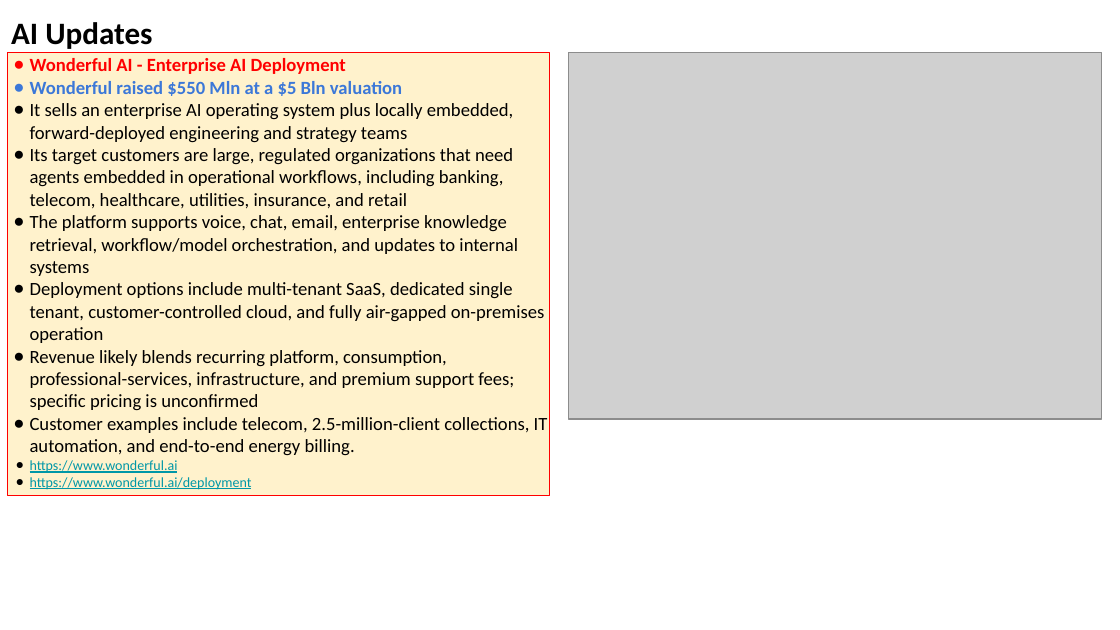
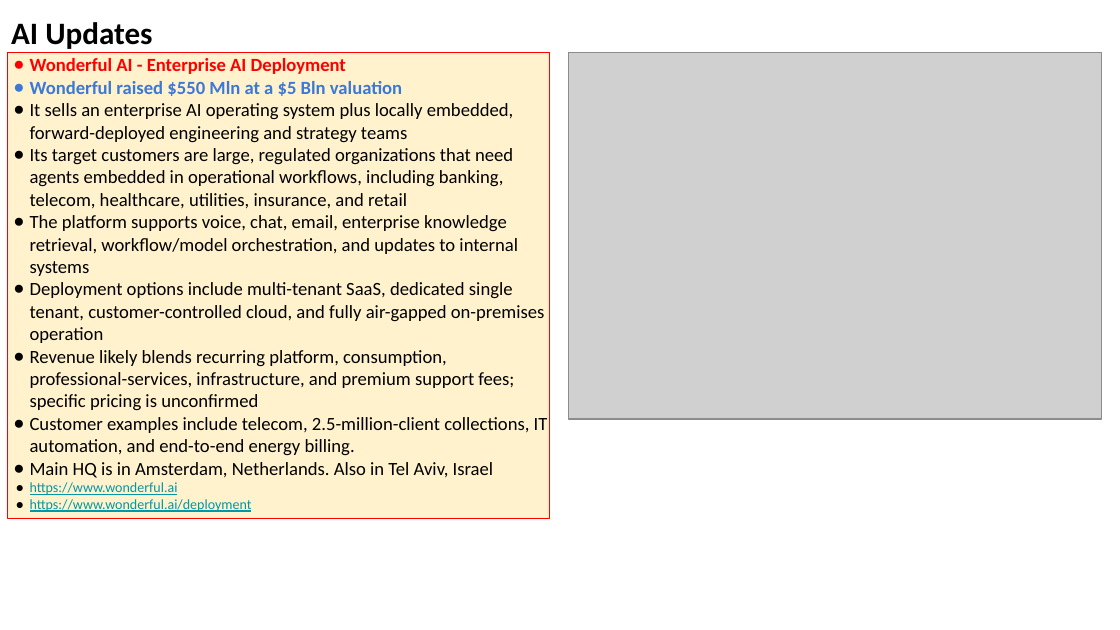
Before and after one commit to lselector/seminar, a slide deck: slide 33 of 2026/2026-09-04-AI-Updates.pptx (slide 28 before the commit). Drawn at 1120x630 pixels with LibreOffice and Linux fonts; fonts in the diff are those of the drawing; grey boxes stand for pictures. Boxes give left, top, right and bottom in pixels: in the first picture for what was removed or moved away, otherwise in the second. Text is boxed around its words. In the diff, an @@ line names an element or a change of style, - is before the commit and + after.

```diff
--- a/2026/2026-09-04-AI-Updates.pptx
+++ b/2026/2026-09-04-AI-Updates.pptx
@@ rectangle "Wonderful AI - Enterprise AI ...": place and size @@
-rectangle "Wonderful AI - Enterprise AI ..." at (8, 53, 550, 496)
+rectangle "Wonderful AI - Enterprise AI ..." at (8, 53, 550, 519)
@@ text in rectangle at (30, 462, 494, 478): paragraph added @@
+● Main HQ is in Amsterdam, Netherlands. Also in Tel Aviv, Israel
```
Also in this commit, not shown: 9 other slides changed, 6 slides added, 1 slide removed.
